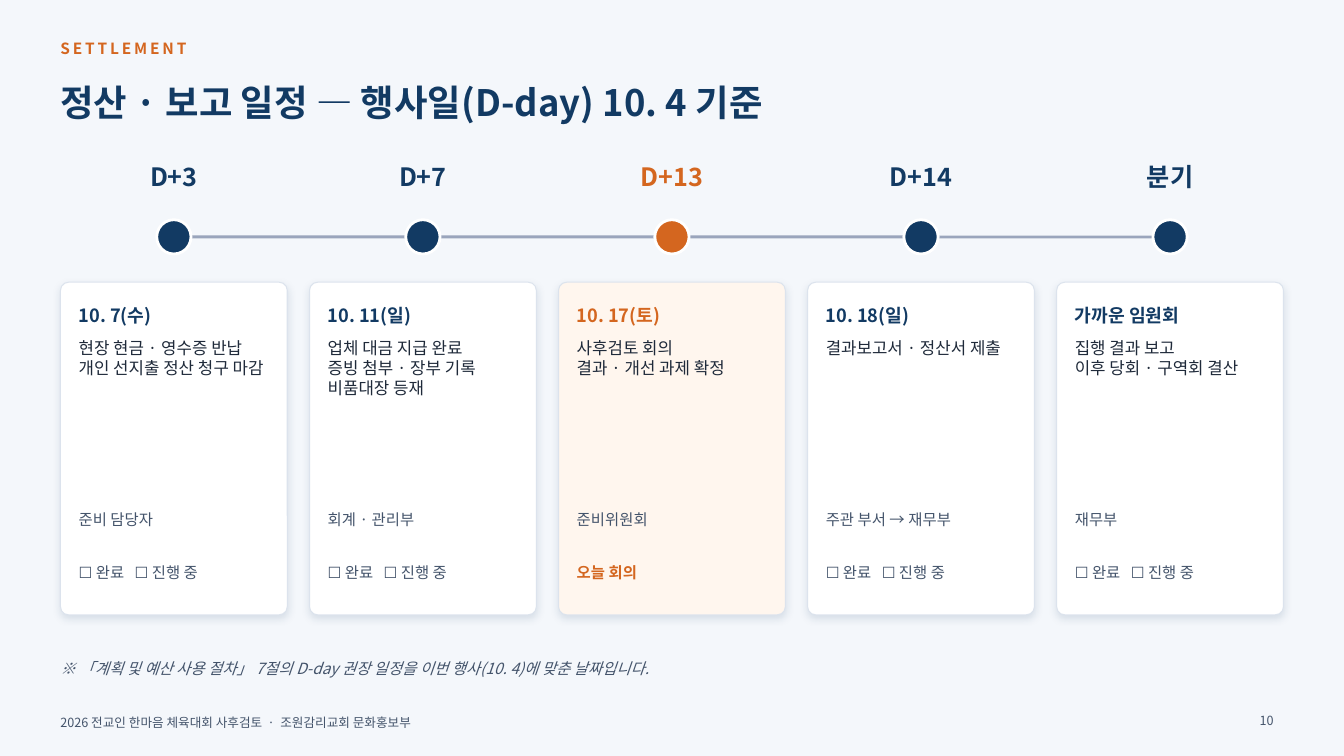
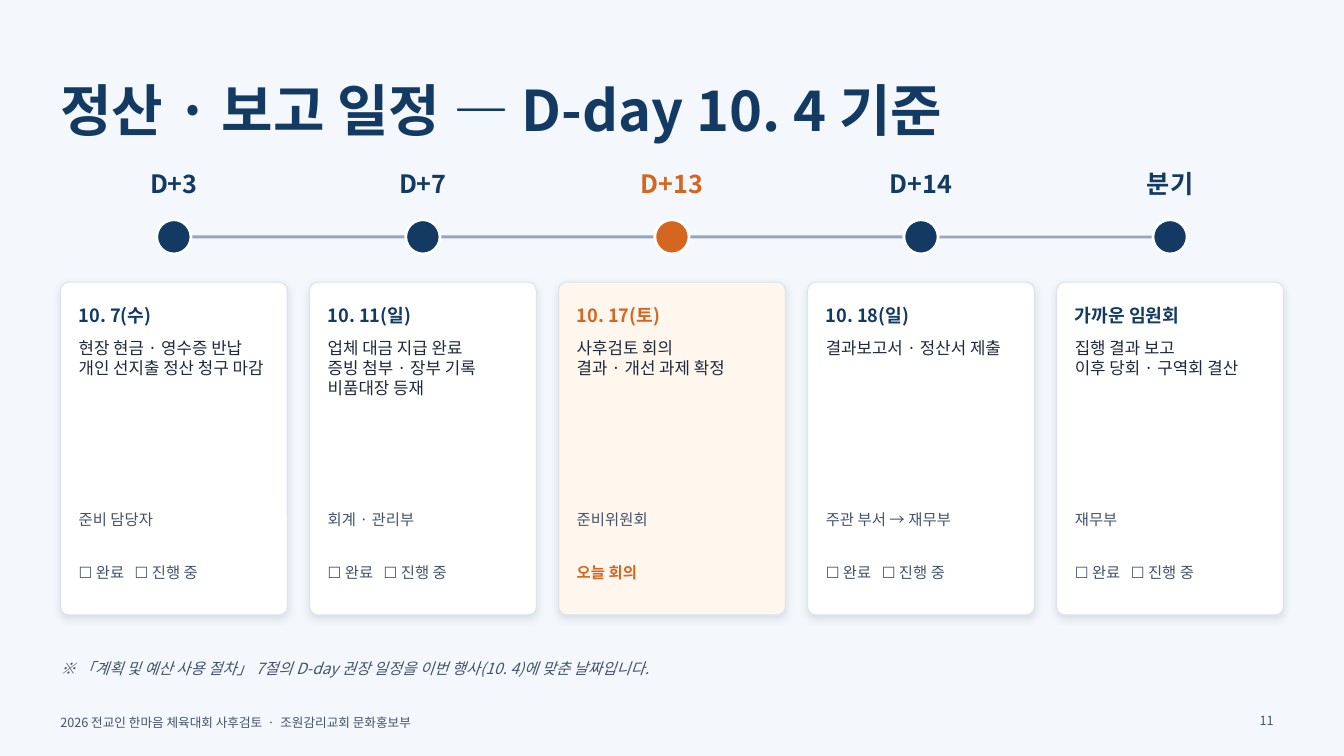
Before and after one commit to sungo-bae/miniature-octo-spoon, a slide deck: slide 11 of 2026_한마음체육대회_사후검토_1017.pptx (slide 10 before the commit). Drawn at 1344x756 pixels with LibreOffice and Linux fonts; fonts in the diff are those of the drawing; background and template pictures are left out. Boxes give left, top, right and bottom in pixels: in the first picture for what was removed or moved away, otherwise in the second. Text is boxed around its words. In the diff, an @@ line names an element or a change of style, - is before the commit and + after.

```diff
--- a/2026_한마음체육대회_사후검토_1017.pptx
+++ b/2026_한마음체육대회_사후검토_1017.pptx
@@ text removed at <box>60,42,186,54</box> @@
-SETTLEMENT
@@ title at <box>60,84,942,144</box>: text changed; size 26 to 40 pt @@
-정산 · 보고 일정 — 행사일(D-day) 10. 4 기준
+정산 · 보고 일정 — D-day 10. 4 기준
@@ 5 texts: place and size @@
-5 texts at <box>150,165,1193,189</box>
+5 texts at <box>150,172,1193,196</box>
@@ page number at <box>1260,716,1274,725</box>: text changed @@
-10
+11
```
Also in this commit, not shown: 13 other slides changed, 1 slide added.
